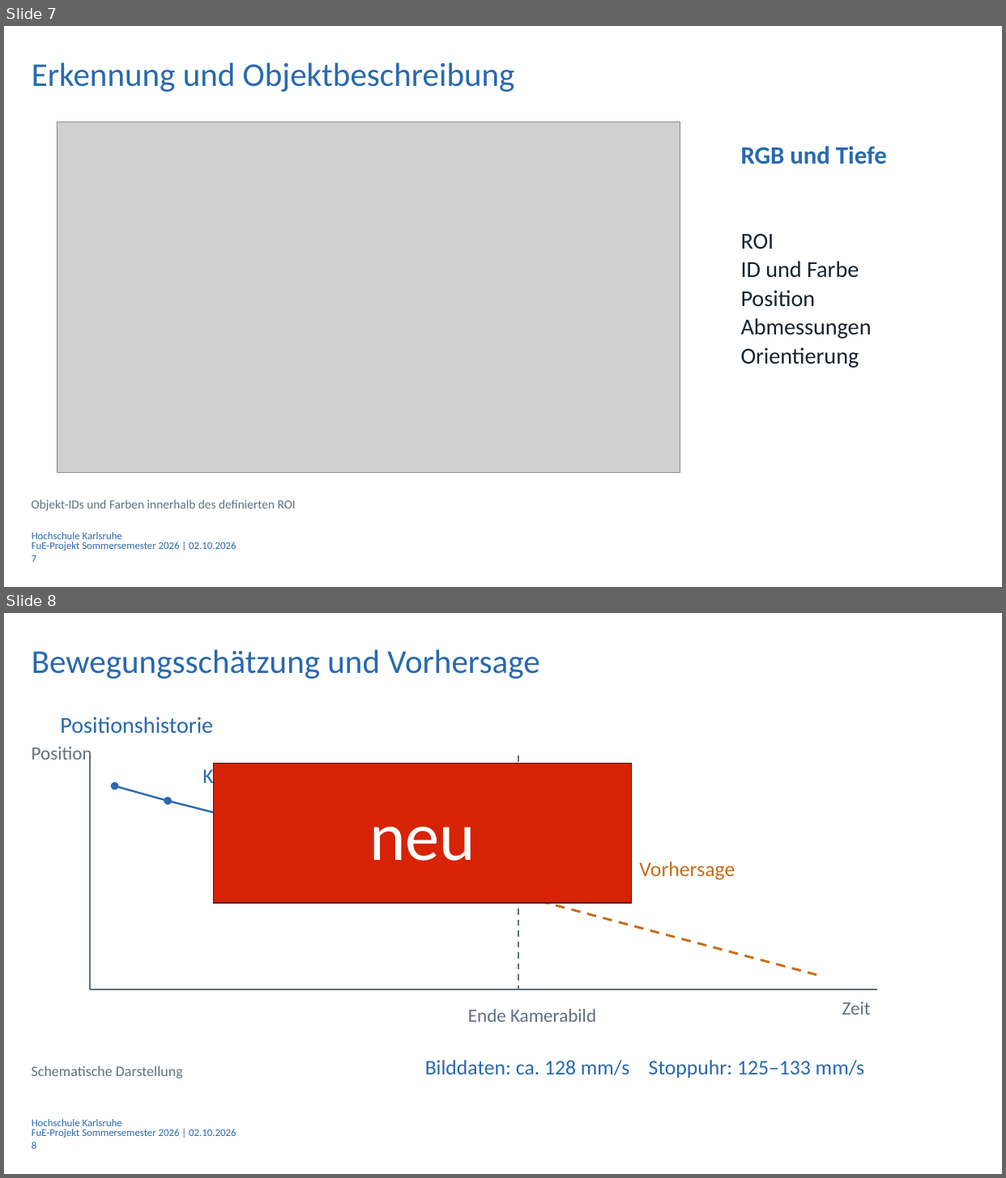
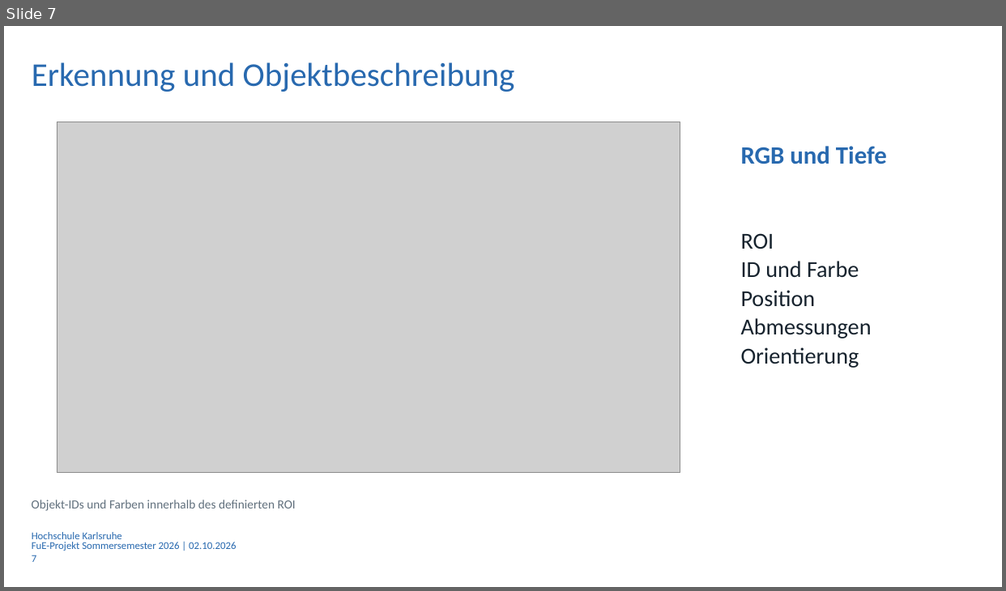
Before and after one commit to Luze212/roboter_tetris, a slide deck: Projektbericht/Presentation/Abschlussprasentation_RoboterTetris_V01.pptx. Shown one above the other, each under a label of ours: slides 7 and 8 before the commit, slide 7 after it. The pictures are 1006x1178 and 1006x591 pixels, drawn with LibreOffice and Linux fonts; fonts in the diff are those of the drawing; grey boxes stand for pictures; background and template pictures are left out. Boxes give left, top, right and bottom in pixels: in the first picture for what was removed or moved away, otherwise in the second. Text is boxed around its words. In the diff, an @@ line names an element or a change of style, - is before the commit and + after.

```diff
--- a/Projektbericht/Presentation/Abschlussprasentation_RoboterTetris_V01.pptx
+++ b/Projektbericht/Presentation/Abschlussprasentation_RoboterTetris_V01.pptx
@@ slide 8 removed at (x1=4, y1=613, x2=1002, y2=1174), background #FFFFFF @@
@@ text removed at (x1=32, y1=649, x2=539, y2=679) @@
-Bewegungsschätzung und Vorhersage
@@ text removed at (x1=60, y1=717, x2=213, y2=733) @@
-Positionshistorie
@@ text removed at (x1=32, y1=747, x2=92, y2=764) @@
-Position
@@ freeform shape removed at (x1=90, y1=756, x2=90, y2=990) @@
@@ freeform shape removed at (x1=519, y1=756, x2=519, y2=990) @@
@@ ellipse removed at (x1=111, y1=782, x2=118, y2=790) @@
@@ text removed at (x1=202, y1=766, x2=342, y2=788) @@
-Kameramessung
@@ rectangle removed at (x1=214, y1=764, x2=632, y2=903) @@
-neu
@@ freeform shape removed at (x1=115, y1=786, x2=168, y2=801) @@
@@ ellipse removed at (x1=164, y1=797, x2=172, y2=805) @@
@@ freeform shape removed at (x1=168, y1=801, x2=226, y2=815) @@
@@ text removed at (x1=639, y1=862, x2=735, y2=880) @@
-Vorhersage
@@ freeform shape removed at (x1=509, y1=893, x2=819, y2=975) @@
@@ freeform shape removed at (x1=90, y1=990, x2=878, y2=990) @@
@@ text removed at (x1=468, y1=1009, x2=596, y2=1022) @@
-Ende Kamerabild
@@ text removed at (x1=842, y1=1002, x2=871, y2=1015) @@
-Zeit
@@ text removed at (x1=32, y1=1066, x2=183, y2=1079) @@
-Schematische Darstellung
@@ text removed at (x1=425, y1=1060, x2=865, y2=1078) @@
-Bilddaten: ca. 128 mm/s Stoppuhr: 125–133 mm/s
@@ text removed at (x1=32, y1=1119, x2=122, y2=1130) @@
-Hochschule Karlsruhe
@@ text removed at (x1=32, y1=1129, x2=236, y2=1138) @@
-FuE-Projekt Sommersemester 2026 | 02.10.2026
@@ page number removed at (x1=32, y1=1142, x2=36, y2=1149) @@
-8
```
Also in this commit, not shown: 3 slides changed, 1 slide added, 2 other files.
